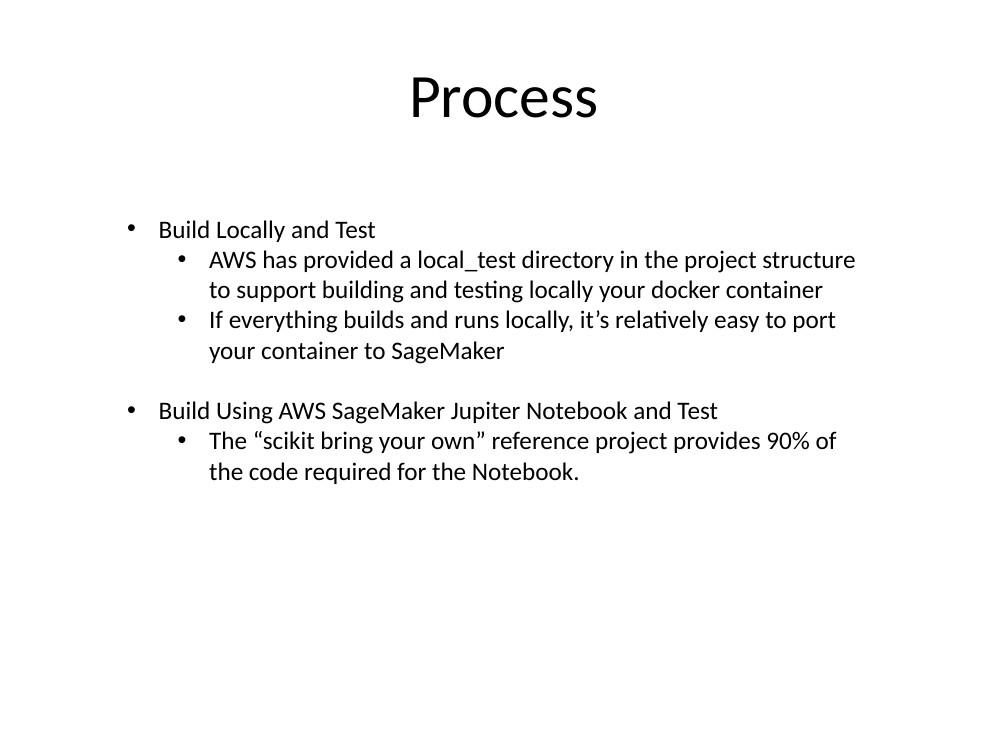
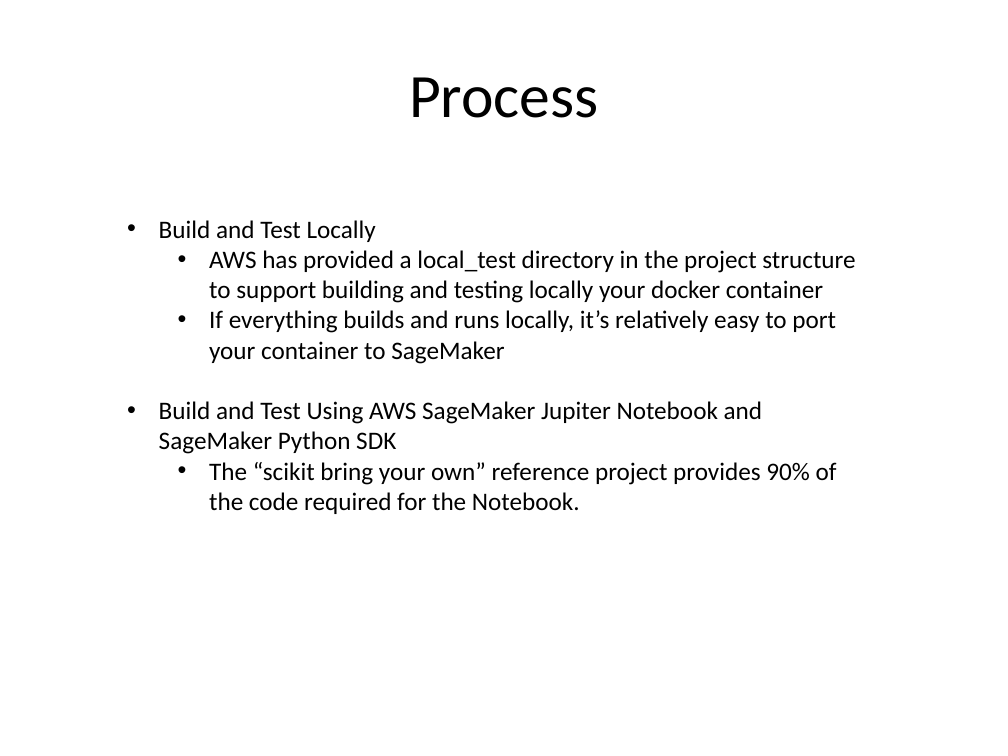
Before and after one commit to kskalvar/aws-sagemaker-planesnet-tflearn-bring-your-own-container, a slide deck: slide 7 of slides/AWS-Sagemaker-Planesnet-TFLearn-Bring-Your-Own-Container.pptx. Drawn at 1008x756 pixels with LibreOffice and Linux fonts; fonts in the diff are those of the drawing. Boxes give left, top, right and bottom in pixels: in the first picture for what was removed or moved away, otherwise in the second. Text is boxed around its words. In the diff, an @@ line names an element or a change of style, - is before the commit and + after.

Commit message:
Updated Slides

```diff
--- a/slides/AWS-Sagemaker-Planesnet-TFLearn-Bring-Your-Own-Container.pptx
+++ b/slides/AWS-Sagemaker-Planesnet-TFLearn-Bring-Your-Own-Container.pptx
@@ text at (159,220,376,242): text changed @@
-• Build Locally and Test
+• Build and Test Locally
@@ text at (159,401,763,454): text changed @@
-• Build Using AWS SageMaker Jupiter Notebook and Test
+• Build and Test Using AWS SageMaker Jupiter Notebook and SageMaker Python SDK
```
Also in this commit, not shown: 5 other slides changed, 1 slide added.
